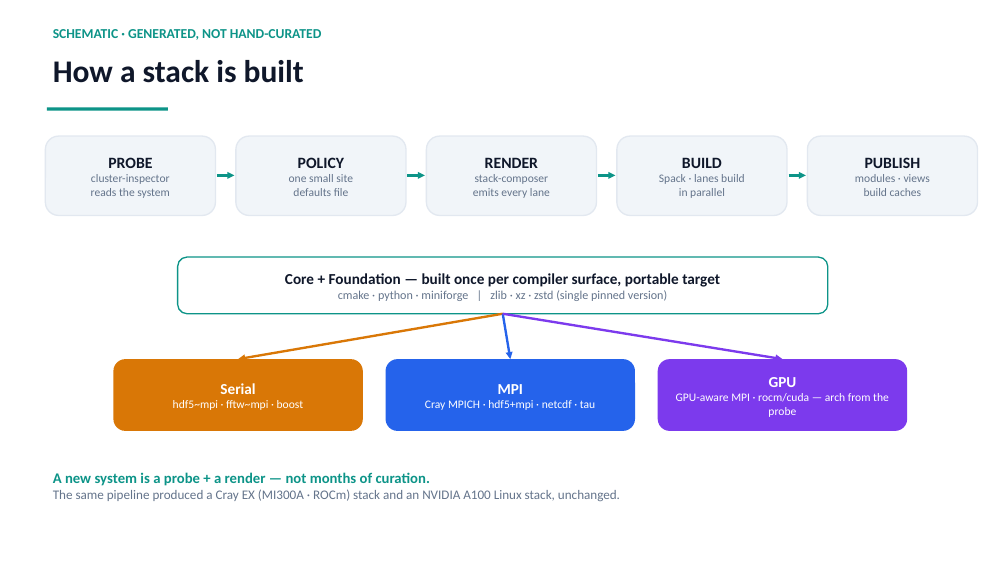
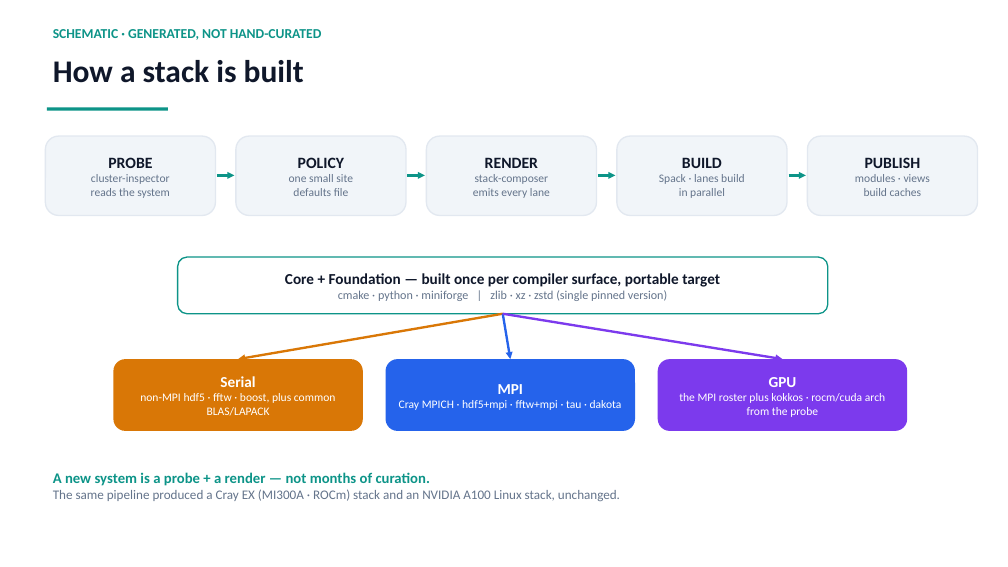
Before and after one commit to ray12514/stack-planning, a slide deck: slide 4 of presentations/cse_lanes_model.pptx. Drawn at 1008x567 pixels with LibreOffice and Linux fonts; fonts in the diff are those of the drawing. Boxes give left, top, right and bottom in pixels: in the first picture for what was removed or moved away, otherwise in the second. Text is boxed around its words. In the diff, an @@ line names an element or a change of style, - is before the commit and + after.

Commit message:
Deck: bring lane descriptions current; add layer-stacking appendix slide
The lane vocabulary and example slides still described the pre-exposure
model. Serial now names its two classes (non-MPI builds of MPI-capable
packages; common compiler-dependent packages every lane can load), GPU is
described as the full MPI roster plus the GPU payload, and the lane
example boxes on the build/user-flow slides use the current rosters. New
first appendix slide shows the layer stacking: one payload choice over the
common packages, Core, Foundation, and the compiler surface. Roster chips
gain Dakota and Gnuplot.

```diff
--- a/presentations/cse_lanes_model.pptx
+++ b/presentations/cse_lanes_model.pptx
@@ text in rounded rectangle at bbox=[140, 393, 336, 416]: text changed @@
-hdf5~mpi · fftw~mpi · boost
+non-MPI hdf5 · fftw · boost, plus common BLAS/LAPACK
@@ text in rounded rectangle at bbox=[399, 400, 622, 410]: text changed @@
-Cray MPICH · hdf5+mpi · netcdf · tau
+Cray MPICH · hdf5+mpi · fftw+mpi · tau · dakota
@@ text in rounded rectangle at bbox=[679, 393, 885, 417]: text changed @@
-GPU-aware MPI · rocm/cuda — arch from the probe
+the MPI roster plus kokkos · rocm/cuda arch from the probe
```
Also in this commit, not shown: 3 other slides changed, 1 slide added, 1 other file.
